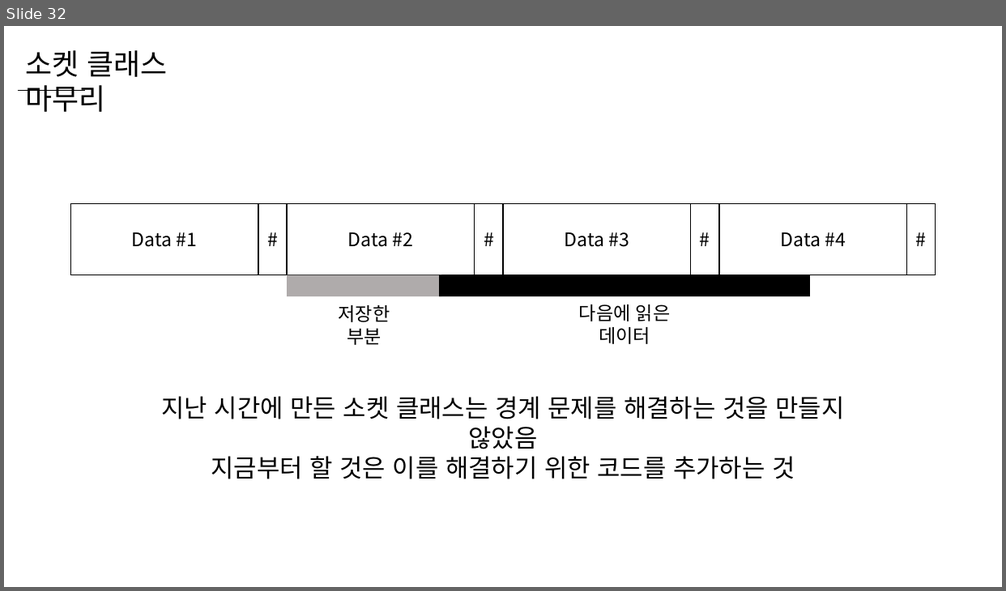
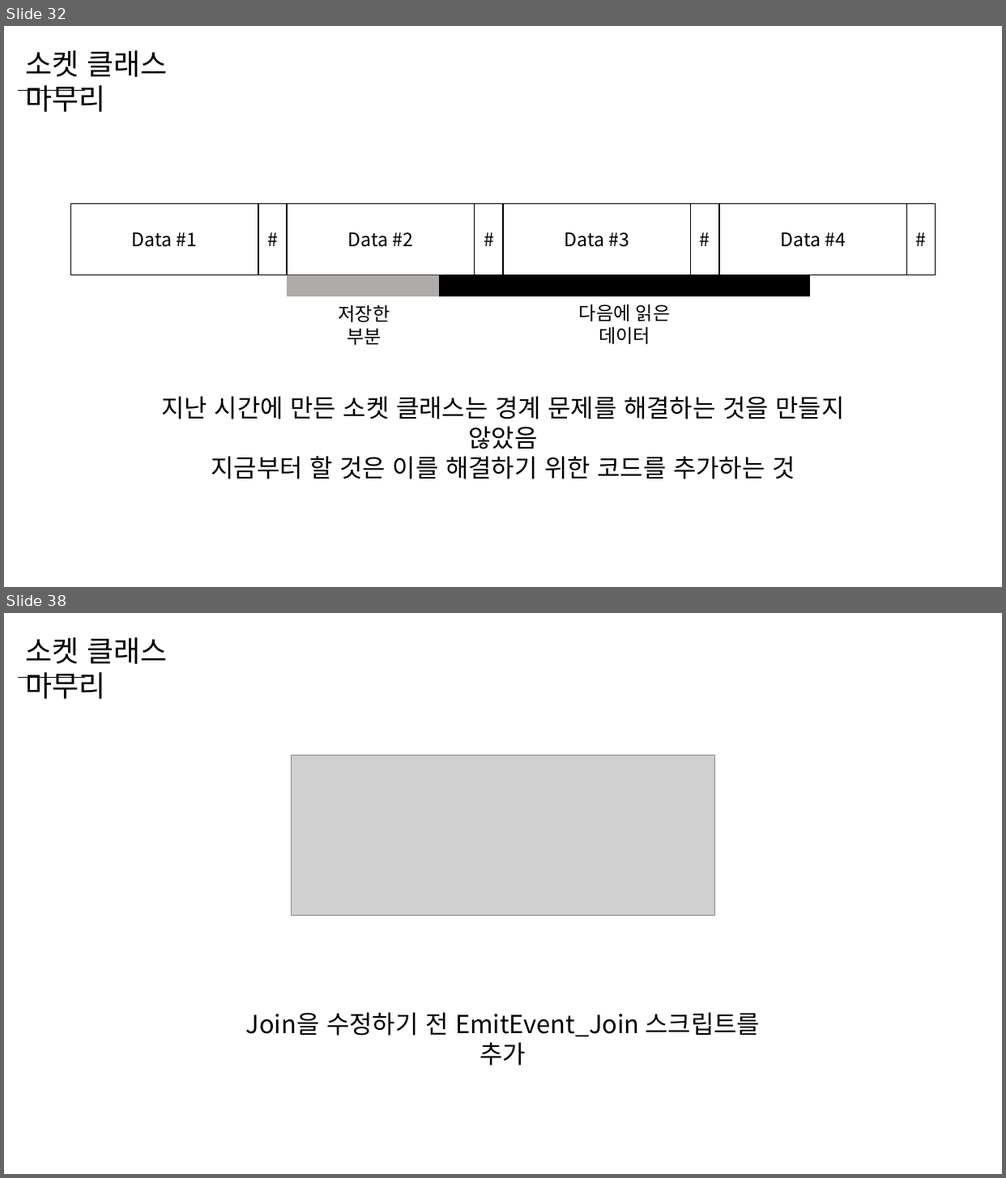
Before and after one commit to WooLyung/2023-Unity-Lecture, a slide deck: Day 2.pptx. Shown one above the other, each under a label of ours: slide 32 before the commit, slides 32 and 38 after it; the slides between them are not shown. The pictures are 1006x591 and 1006x1178 pixels, drawn with LibreOffice and Linux fonts; fonts in the diff are those of the drawing; grey boxes stand for pictures. Boxes give left, top, right and bottom in pixels: in the first picture for what was removed or moved away, otherwise in the second. Text is boxed around its words. In the diff, an @@ line names an element or a change of style, - is before the commit and + after.

Commit message:
2일차 프로젝트 및 ppt 추가

```diff
--- a/Day 2.pptx
+++ b/Day 2.pptx
@@ slide 38 added at (4, 613, 1002, 1174), background #FFFFFF @@
@@ text added at (25, 637, 167, 699), 28 pt, text #000000 @@
+소켓 클래스 마무리
@@ line added from (19, 677) to (85, 677), #000000 0.5 pt @@
@@ picture added at (292, 756, 715, 916) @@
@@ text added at (246, 1012, 761, 1066), 24 pt, text #000000 @@
+Join을 수정하기 전 EmitEvent_Join 스크립트를 추가
```
Also in this commit, not shown: 2 slides changed, 40 other slides added, 27 other files.
